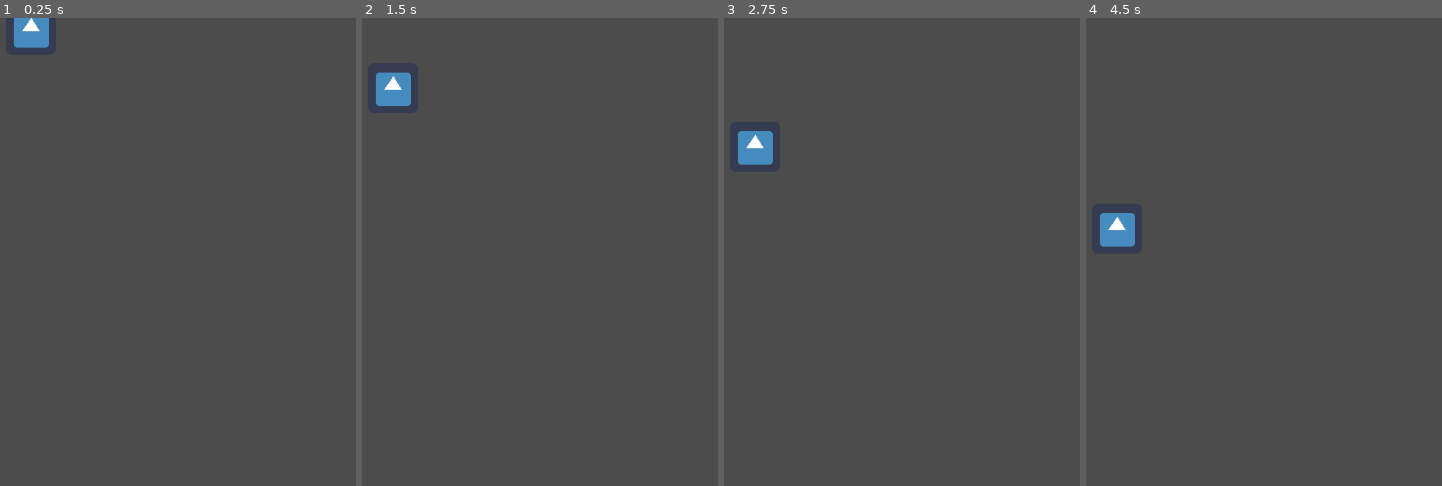
Above: before the commit, frames 1-4 (left to right).
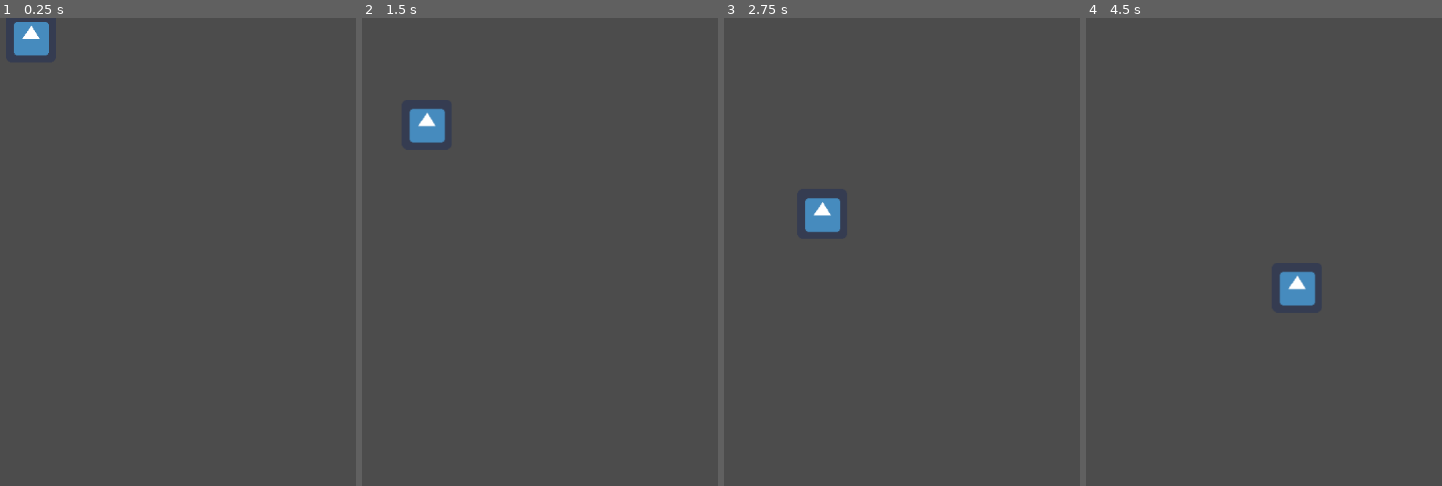
Above: after the commit, the same moments.

Repository: Lycentzia/I-am-Root
Game: Godot game, scene res://TipOfRoot.tscn
The game is run twice, just before and just after one commit, with the same random seed, the same clock (stepped at 60 frames per second) and the same inputs. This scene is started directly instead of the project's main scene. The engine's default icon, where the game draws it, is replaced by a stand-in: a white triangle on a blue panel in a dark square.
Inputs:
- Up to frame 1 (0.25 s): no input
- Up to frame 2 (1.5 s): hold Right (move_right, bound only after the commit) 0.53-1.28 s; hold Left (move_left, bound only after the commit) from 1.28 s (still down)
- Up to frame 3 (2.75 s): release Left (move_left, bound only after the commit) at 2.03 s; hold Right (move_right, bound only after the commit) from 2.03 s (still down)
- Up to frame 4 (4.5 s): release Right (move_right, bound only after the commit) at 3.53 s; hold Left (move_left, bound only after the commit) from 3.53 s (still down)

The runs differ from the first frame. In frame 1, 0.4% of the frame differs, in the area x 3-14%, y 0-9%; in frame 2, 1.5%; in frame 3, 1.4%; in frame 4, 1.5%, in the area x 3-65%, y 41-62%.

Commit message:
TipOfRoot basic left/right controls

Diff:
--- a/TipOfRoot.gd
+++ b/TipOfRoot.gd
@@ -1,12 +1,30 @@
 extends Area2D
 
+export var speed = 100 # How fast the player will move (pixels/sec).
+var screen_size # Size of the game window.
 var velocity = Vector2.ZERO
 
 # Called when the node enters the scene tree for the first time.
 func _ready():
+	screen_size = get_viewport_rect().size
+	# initial position: centered on top border
 	position.x = 512
+	# initial velocity/direction: 1 downward
 	velocity.y = 1
 
 func _process(delta):
-	position.x += velocity.x
-	position.y += velocity.y
+	# root only grows downwards, only left or right controls
+	if Input.is_action_pressed("move_right"):
+		velocity.x += 2
+	if Input.is_action_pressed("move_left"):
+		velocity.x -= 2
+
+	if velocity.length() > 0:
+		velocity = velocity.normalized() * speed
+		$AnimatedSprite.play()
+	else:
+		$AnimatedSprite.stop()
+
+	position += velocity * delta
+	position.x = clamp(position.x, 0, screen_size.x)
+	position.y = clamp(position.y, 0, screen_size.y)
--- a/project.godot
+++ b/project.godot
@@ -18,6 +18,19 @@
 
 common/drop_mouse_on_gui_input_disabled=true
 
+[input]
+
+move_left={
+"deadzone": 0.5,
+"events": [ Object(InputEventKey,"resource_local_to_scene":false,"resource_name":"","device":0,"alt":false,"shift":false,"control":false,"meta":false,"command":false,"pressed":false,"scancode":16777231,"physical_scancode":0,"unicode":0,"echo":false,"script":null)
+ ]
+}
+move_right={
+"deadzone": 0.5,
+"events": [ Object(InputEventKey,"resource_local_to_scene":false,"resource_name":"","device":0,"alt":false,"shift":false,"control":false,"meta":false,"command":false,"pressed":false,"scancode":16777233,"physical_scancode":0,"unicode":0,"echo":false,"script":null)
+ ]
+}
+
 [physics]
 
 common/enable_pause_aware_picking=true
